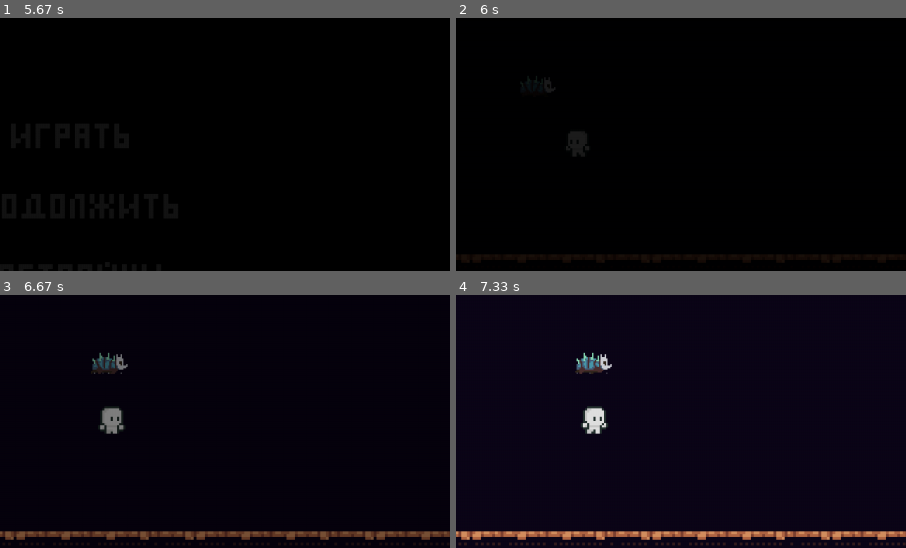
Above: before the commit, frames 1-4 (two rows, left to right).
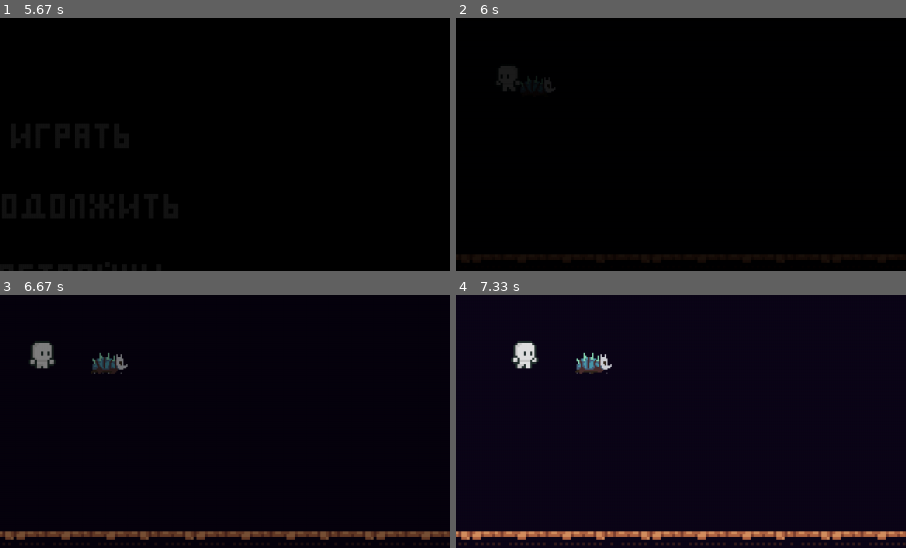
Above: after the commit, the same moments.

Repository: justxale/pygame-cyphered
Game: pygame game, started from main.py
Same seed, same stepped clock (60 frames per second), same inputs: the game is played once before the commit and once after it.
Inputs:
- Up to frame 1 (5.67 s): click "Играть" at 0.38 s; click "Настройки" at 0.72 s; click "-" at 1.05 s; click "+" at 1.38 s; hold Up 2.17-2.63 s; hold Right 2.67-3.13 s; hold Left 3.17-3.7 s; click "Назад" at 3.78 s; click "Играть" at 4.12 s; hold Right from 5.23 s (still down)
- Up to frame 2 (6 s): release Right at 5.87 s; hold Left from 5.9 s (still down)
- Up to frame 3 (6.67 s): release Left at 6.37 s; hold Right from 6.4 s (still down)
- Up to frame 4 (7.33 s): release Right at 6.87 s; hold Right from 7.23 s (still down)
The pictures show only the part of the screen within x 11-61%, y 20-70%; the shares and areas given below are measured in that part.

Frame 1 is identical in both runs. In frame 2, 0.5% of the frame differs, in the area x 9-30%, y 18-55%; in frame 3, 1.0%; in frame 4, 1.1%, in the area x 12-34%, y 18-55%.

Commit message:
new player and tile assets

Diff:
--- a/cyphered/objects/player.py
+++ b/cyphered/objects/player.py
@@ -22,13 +22,13 @@
             print(f'switching animation state to {state}')
             match state:
                 case 'idle':
-                    sheet = self.load_image('idle', 'player', transparent=True)
+                    sheet = self.load_image('new_idle', 'player', transparent=True)
                     self.cut_sheet(sheet, 4, 2, mult=3, x=self.rect.x, y=self.rect.y)
                     self.animation.state = 'idle'
                     self.animation.count_to_switch = count_to_switch
 
                 case 'walk':
-                    sheet = self.load_image('walk', 'player', transparent=True)
+                    sheet = self.load_image('new_walk', 'player', transparent=True)
                     self.cut_sheet(sheet, 8, 2, mult=3, x=self.rect.x, y=self.rect.y)
                     self.animation.state = 'walk'
                     self.animation.count_to_switch = count_to_switch
Binary file added: resources/sprites/decor.png
Binary file added: resources/sprites/player/new_idle.png
Binary file added: resources/sprites/player/new_walk.png
